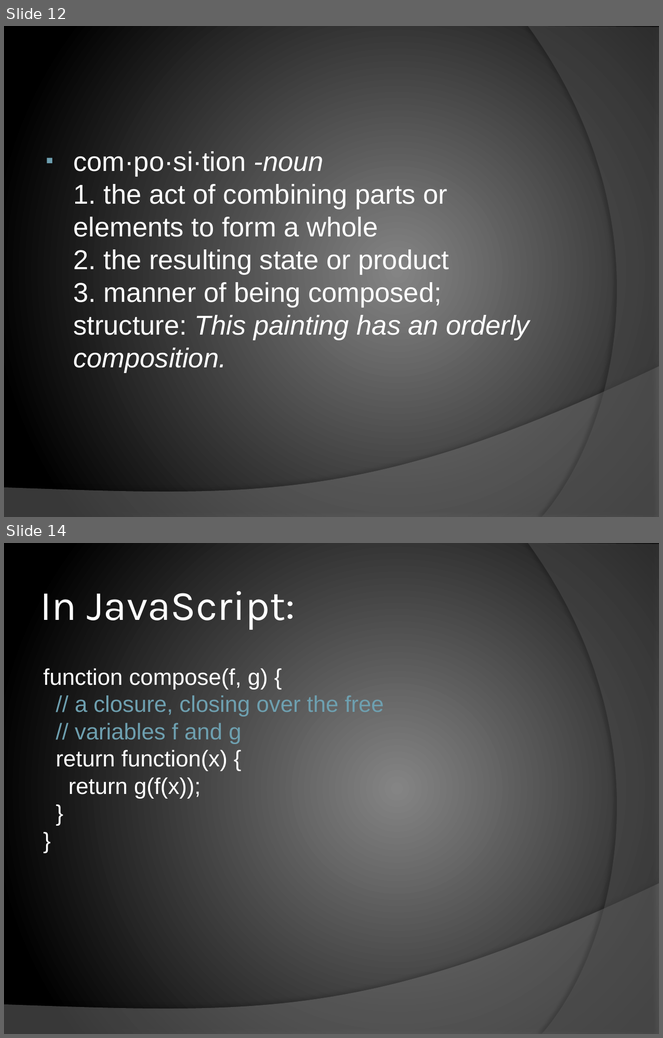
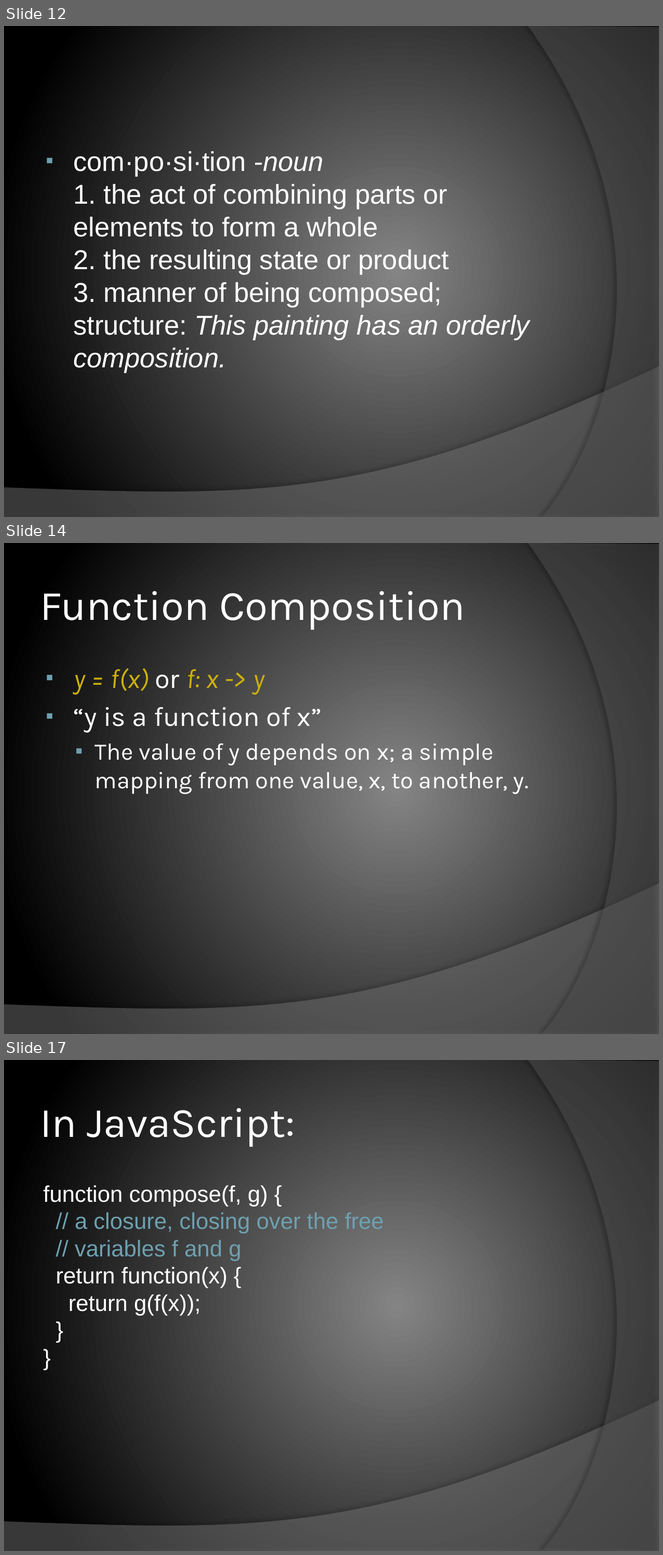
Before and after one commit to chrislewis/JaxFunc_0_ImperativelyFunctional, a slide deck: JaxFunc.pptx. Shown one above the other, each under a label of ours: slides 12 and 14 before the commit, slides 12, 14 and 17 after it; the slides between them are not shown. The pictures are 663x1038 and 663x1555 pixels, drawn with LibreOffice and Linux fonts; fonts in the diff are those of the drawing. Boxes give left, top, right and bottom in pixels: in the first picture for what was removed or moved away, otherwise in the second. Text is boxed around its words. In the diff, an @@ line names an element or a change of style, - is before the commit and + after.

```diff
--- a/JaxFunc.pptx
+++ b/JaxFunc.pptx
@@ slide 14 added at (4,543,659,1034), background gradient #848484 to #000000; not listed: 2 template elements that a slide beside it also shows @@
@@ title added at (40,591,465,630), 46 pt, text #FFFFFF @@
+Function Composition
@@ text added at (73,668,529,794), 26 pt, text #FFFFFF @@
+▪ y = f(x) or f: x -> y
+▪ “y is a function of x”
+  ▪ The value of y depends on x; a simple mapping from one value, x, to another, y.
@@ what was slide 14 is now slide 17 @@
```
Also in this commit, not shown: 6 slides changed, 8 other slides added, 1 other file.
